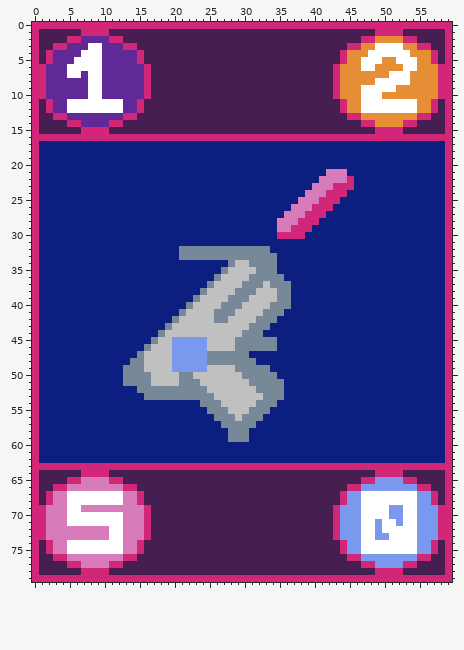
Pixel-art file: client/asset/sprite/cardgun.aseprite. Above is the file before it was changed.
60x80 pixels, 1 frame.
Now the later version:
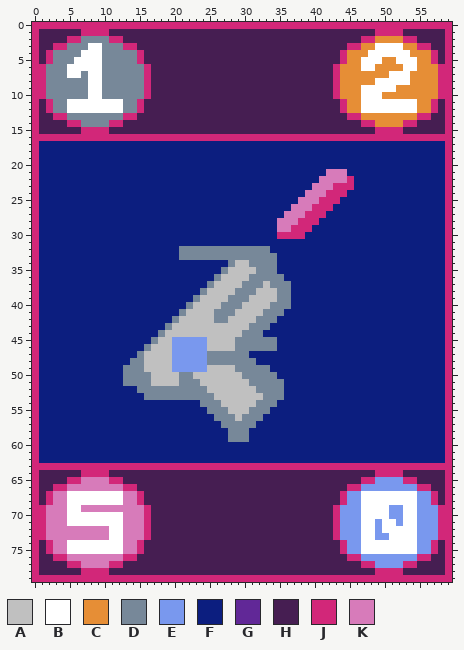
Palette (. is transparent): A #c0c0c0  B #ffffff  C #e68e36  D #778899  E #7998ee  F #0c1e7f  G #612897  H #461e52  J #d22779  K #d77bba
Diff:
Changed rows in their new state; - is an unchanged pixel.
Layer "Layer 1":
first column x 2:
 2 -----DDDD-----
 3 ---DDD--DDD---
 4 -DDDD---DDDDD-
 5 -DDD----DDDDD-
 6 DDD-----DDDDDD
 7 DDD--D--DDDDDD
 8 DDDDDD--DDDDDD
 9 DDDDDD--DDDDDD
10 DDDDDD--DDDDDD
11 -DD--------DD-
12 -DD--------DD-
13 ---DDDDDDDD---
14 -----DDDD-----
